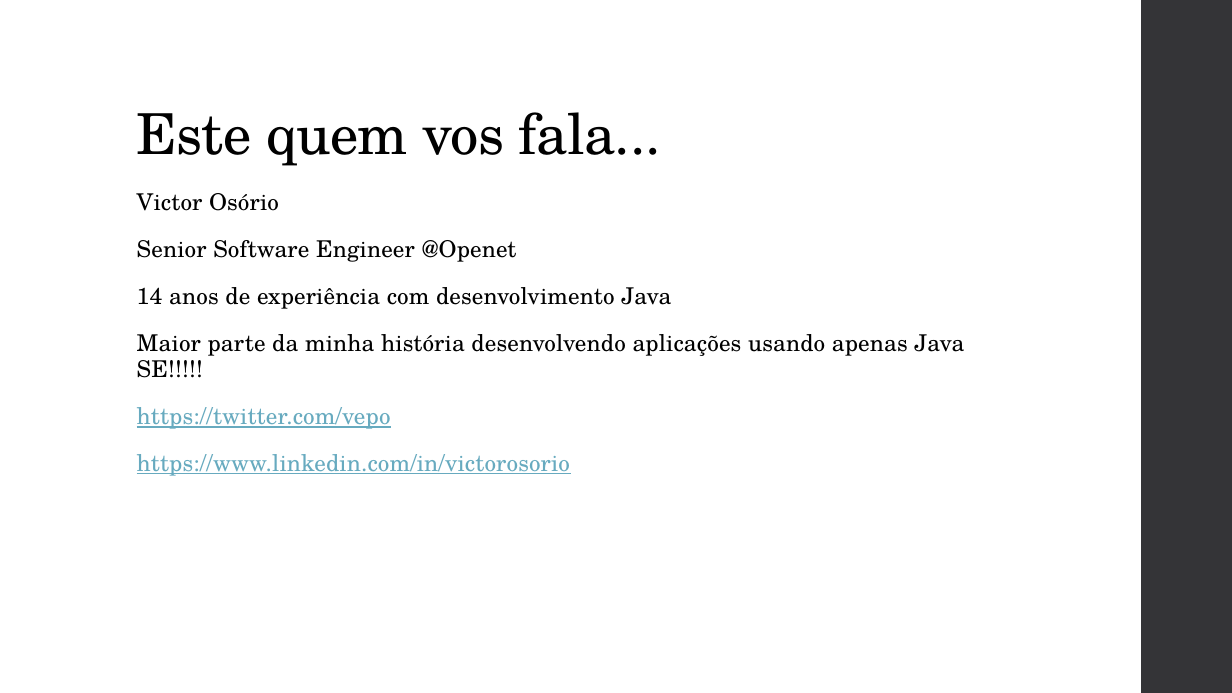
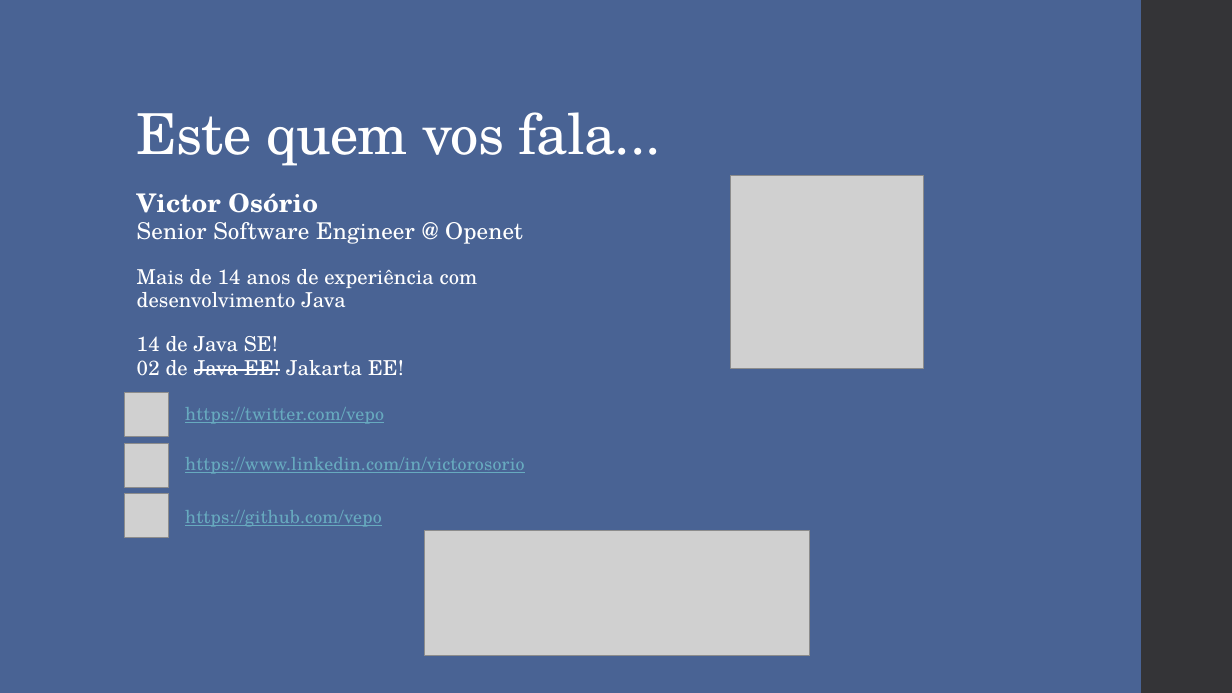
Before and after one commit to vepo/cdi-tutorial, a slide deck: slide 2 of resource/Java CDI.pptx. Drawn at 1232x693 pixels with LibreOffice and Linux fonts; fonts in the diff are those of the drawing; grey boxes stand for pictures. Boxes give left, top, right and bottom in pixels: in the first picture for what was removed or moved away, otherwise in the second. Text is boxed around its words. In the diff, an @@ line names an element or a change of style, - is before the commit and + after.

```diff
--- a/resource/Java CDI.pptx
+++ b/resource/Java CDI.pptx
@@ background #FFFFFF to #496394 @@
@@ title "Este quem vos fala..." at (x1=137, y1=112, x2=661, y2=166): text colour #000000 to #FFFFFF @@
@@ picture added at (x1=731, y1=176, x2=923, y2=368) @@
@@ text at (x1=137, y1=193, x2=523, y2=376): text changed; size 18 to 16 pt; text colour #000000 to #FFFFFF @@
-Victor Osório
-Senior Software Engineer @Openet
-14 anos de experiência com desenvolvimento Java
-Maior parte da minha história desenvolvendo aplicações usando apenas Java SE!!!!!
-https://twitter.com/vepo
-https://www.linkedin.com/in/victorosorio
+Victor Osório
+Senior Software Engineer @ Openet
+Mais de 14 anos de experiência com desenvolvimento Java
+14 de Java SE!
+02 de Java EE! Jakarta EE!
@@ picture added at (x1=125, y1=392, x2=169, y2=436) @@
@@ text added at (x1=185, y1=407, x2=384, y2=424), 14 pt, text #67AABF, underline @@
+https://twitter.com/vepo
@@ picture added at (x1=125, y1=444, x2=169, y2=488) @@
@@ text added at (x1=185, y1=457, x2=524, y2=474), 14 pt, text #67AABF, underline @@
+https://www.linkedin.com/in/victorosorio
@@ picture added at (x1=125, y1=494, x2=169, y2=538) @@
@@ text added at (x1=185, y1=510, x2=382, y2=527), 14 pt, text #67AABF, underline @@
+https://github.com/vepo
@@ picture added at (x1=425, y1=531, x2=811, y2=656) @@
```
Also in this commit, not shown: 23 other slides changed, 4 slides added, 6 other files.
